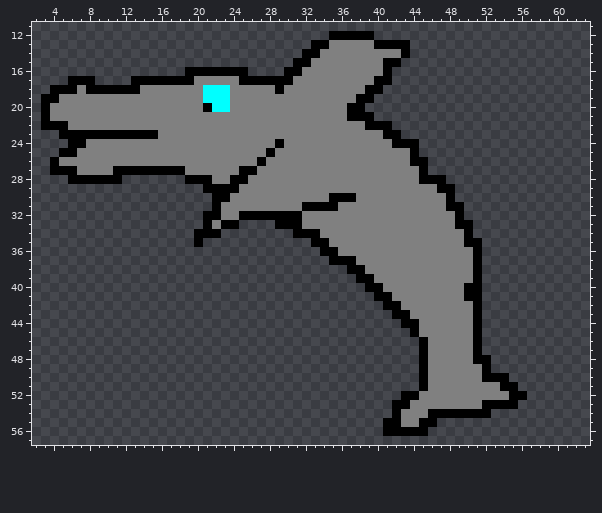
Two states of a pixel-art sprite, images/dolph2.png. The picture above is the old version.
The file is 64x64 pixels. Shown: x 2..63, y 11..57.
After the commit:
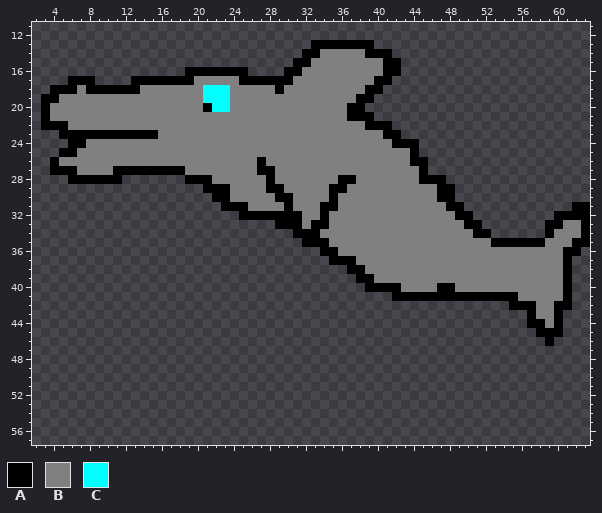
Palette (. is transparent): A #000000  B #808080  C #00ffff
Diff:
Colour A is added in row 16 at x 42; in row 31 at x 62 to 63; in row 32 at x 50 and 60 to 63; in row 33 at x 51, 59 to 60 and 63; in row 34 at x 51 to 52, 59 and 63; in row 35 at x 32, 53 to 58 and 62 to 63.
Colour A is added in row 36 at x 61 to 62; in rows 37 to 40 at x 61; in row 41 at x 52 to 55 and 61; in row 42 at x 55 to 57 and 60 to 61; in row 43 at x 57 and 60; in row 44 at x 57 to 58 and 60.
Colour A is added in row 45 at x 58 to 60; in row 46 at x 59.
Colour A replaces colour B in row 13 at x 35 to 39; in row 14 at x 39 to 41; in row 27 at x 27 to 28; in row 28 at x 28 and 36 to 37; in row 29 at x 28 to 29 and 35 to 36; in row 30 at x 29 to 30 and 47.
Colour A replaces colour B in row 31 at x 23 to 25 and 30; in row 32 at x 34; in row 33 at x 33 to 34; in row 40 at x 41 to 42 and 47 to 48; in row 41 at x 42 to 49.
Colour B is added in row 33 at x 61 to 62; in row 34 at x 60 to 62; in row 35 at x 52 and 59 to 61; in rows 36 to 40 at x 52 to 60; in row 41 at x 56 to 60; in rows 42 to 43 at x 58 to 59.
Colour B is added in row 44 at x 59.
Colour B replaces colour A in row 24 at x 29; in row 25 at x 28; in row 27 at x 25 to 26; in row 28 at x 24 to 25; in row 29 at x 24; in row 30 at x 36 to 37.
Colour B replaces colour A in row 31 at x 32 to 33; in row 33 at x 49; in row 34 at x 50; in row 35 at x 50 to 51; in rows 36 to 39 at x 51; in row 40 at x 50 to 51.
The edit erases colour A in row 12 at x 35 to 39; in row 13 at x 40 to 43; in row 14 at x 43; in row 31 at x 22; in row 32 at x 21 to 22; in row 33 at x 21 and 23 to 24.
The edit erases colour A in row 34 at x 20 to 22; in row 35 at x 20; in row 41 at x 40 to 41; in row 42 at x 41 to 42 and 51; in row 43 at x 42 to 43 and 51; in row 44 at x 43 to 44 and 51.
The edit erases colour A in row 45 at x 44 and 51; in rows 46 to 47 at x 45 and 51; in row 48 at x 45 and 51 to 52; in row 49 at x 45 and 52; in row 50 at x 45 and 52 to 54; in row 51 at x 45 and 54 to 55.
The edit erases colour A in row 52 at x 43 to 44 and 55 to 56; in row 53 at x 42 to 43 and 52 to 55; in row 54 at x 42 and 46 to 52; in row 55 at x 41 to 42 and 45 to 46; in row 56 at x 41 to 45.
The edit erases colour B in row 14 at x 42; in row 32 at x 23 to 24; in row 33 at x 22; in row 42 at x 43 to 50; in row 43 at x 44 to 50; in rows 44 to 45 at x 45 to 50.
The edit erases colour B in rows 46 to 48 at x 46 to 50; in rows 49 to 50 at x 46 to 51; in row 51 at x 46 to 53; in row 52 at x 45 to 54; in row 53 at x 44 to 51; in row 54 at x 43 to 45.
The edit erases colour B in row 55 at x 43 to 44.
Pixel boxes of the changes (left, top, right, bottom) in both pictures:
changed: (329, 31, 410, 76)
changed: (194, 139, 356, 247)
changed: (374, 193, 590, 436)
